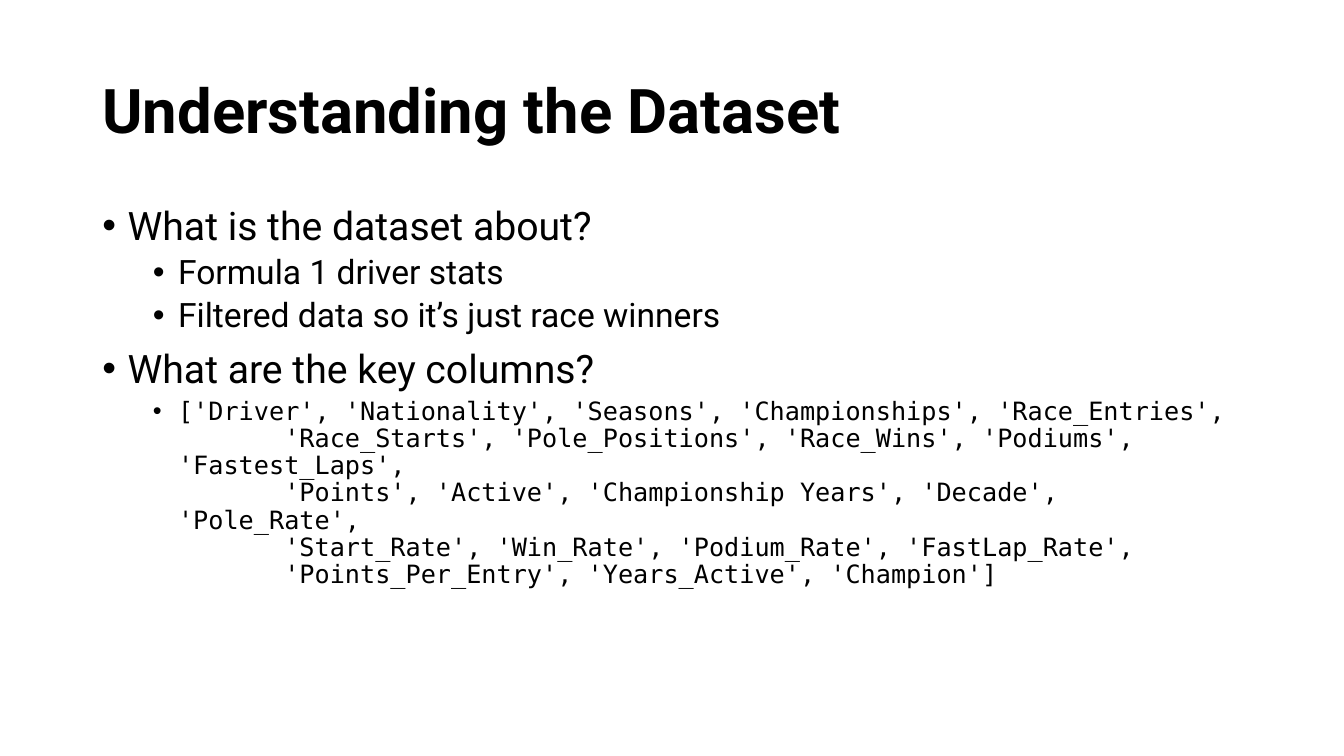
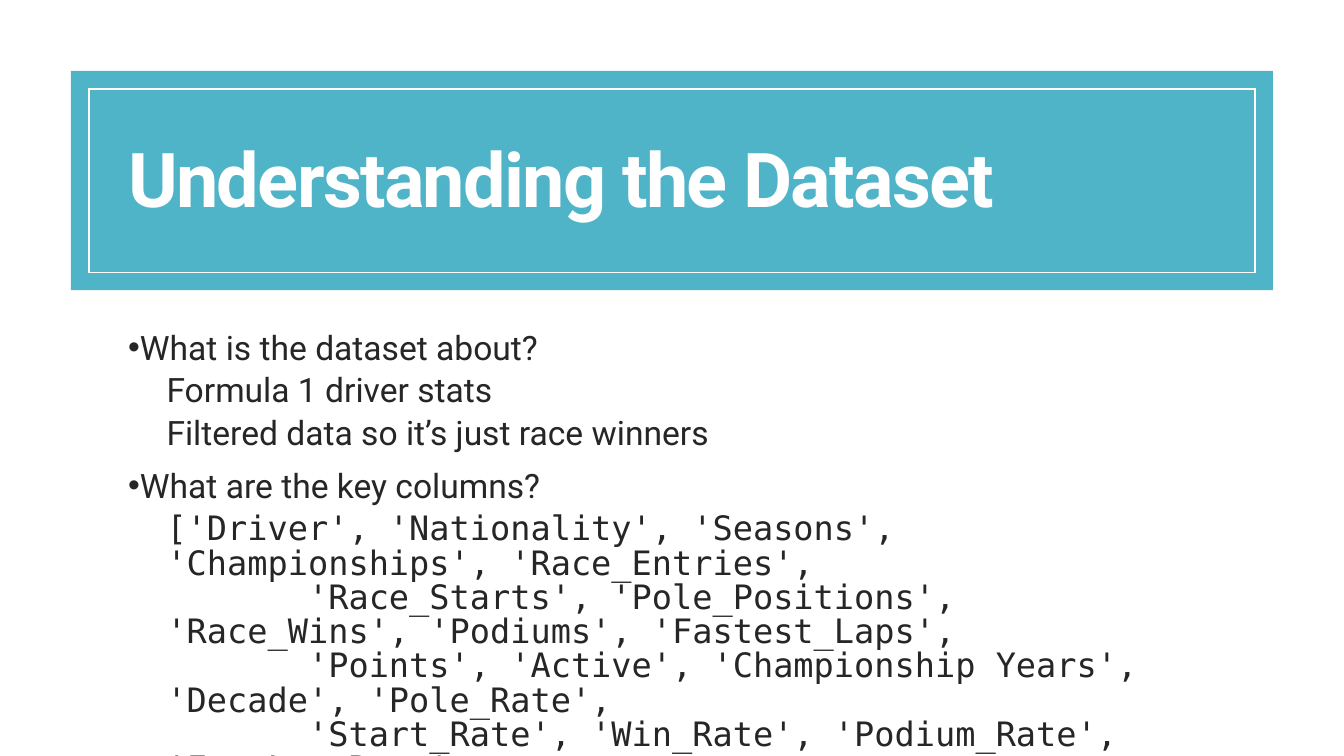
Before and after one commit to nickharshaw/Team-Project-1-NGH-EJL, a slide deck: slide 2 of TP1_NGH_EJL.pptx. Drawn at 1344x756 pixels with LibreOffice and Linux fonts; fonts in the diff are those of the drawing. Boxes give left, top, right and bottom in pixels: in the first picture for what was removed or moved away, otherwise in the second. Text is boxed around its words. In the diff, an @@ line names an element or a change of style, - is before the commit and + after.

```diff
--- a/TP1_NGH_EJL.pptx
+++ b/TP1_NGH_EJL.pptx
@@ rectangle added at bbox=[71, 71, 1273, 290], fill #50B4C8 @@
@@ rectangle added at bbox=[89, 89, 1255, 272], outline #FFFFFF 1 pt @@
@@ title "Understanding the Dataset": place and size @@
-title "Understanding the Dataset" at bbox=[102, 86, 840, 146]
+title "Understanding the Dataset" at bbox=[128, 150, 994, 223]
@@ title "Understanding the Dataset" at bbox=[128, 150, 994, 223]: size 44 to 54 pt, text colour #000000 to #FFFFFF, letter spacing 0 to -1.2 pt; line spacing 0.9 to 0.85 @@
@@ text "What is the dataset about?": place and size @@
-text "What is the dataset about?" at bbox=[128, 210, 1225, 589]
+text "What is the dataset about?" at bbox=[140, 334, 1138, 753]
@@ text "What is the dataset about?" at bbox=[140, 334, 1138, 753]: size 28 to 24 pt in "What is the dataset about?", "What are the key columns?"; text colour #000000 to #262626; size 18 to 24 pt in "['Driver', 'Nationality', 'Seasons', 'Championships', 'Race_ ..."; indent changed; line spacing 0.9 to 0.85; more space between paragraphs; bullet • to   @@
```
Also in this commit, not shown: 4 other slides changed, 7 slides added, 7 slides removed, 2 other files.
